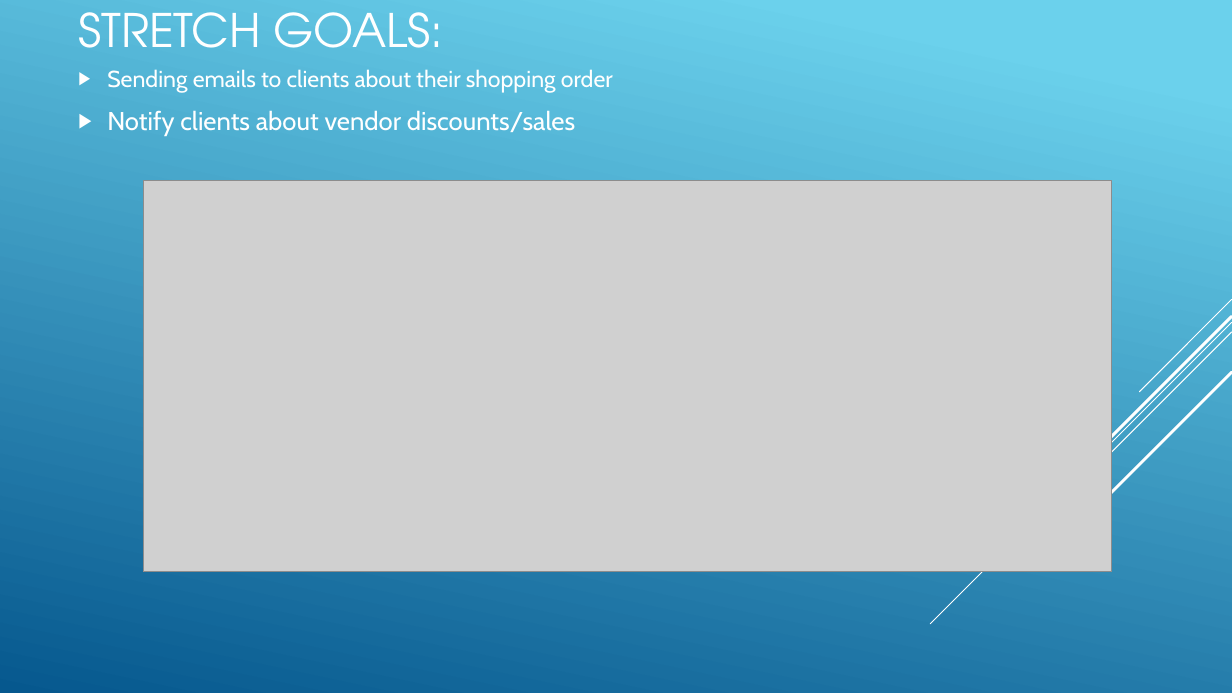
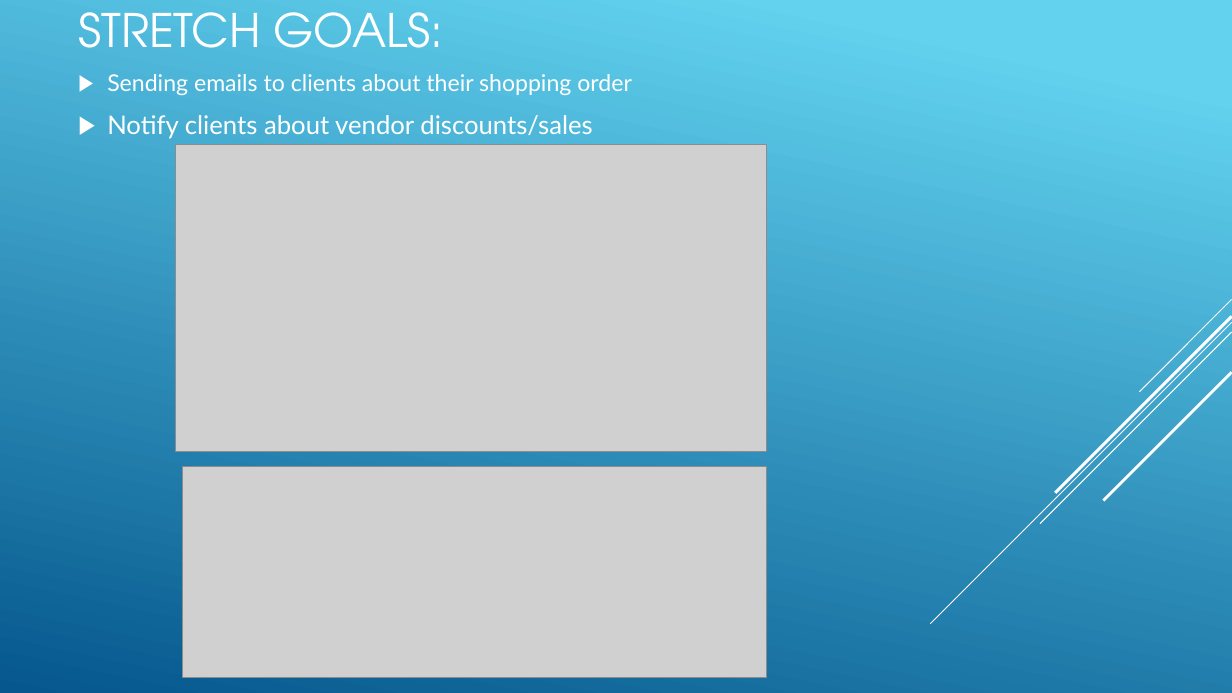
Before and after one commit to 210927-Reston-UiPath/Baraka_H-P0, a slide deck: slide 8 of MVP_Powepoint.pptx. Drawn at 1232x693 pixels with LibreOffice and Linux fonts; fonts in the diff are those of the drawing; grey boxes stand for pictures. Boxes give left, top, right and bottom in pixels: in the first picture for what was removed or moved away, otherwise in the second. Text is boxed around its words. In the diff, an @@ line names an element or a change of style, - is before the commit and + after.

Commit message:
email attachment edits, added demo video

```diff
--- a/MVP_Powepoint.pptx
+++ b/MVP_Powepoint.pptx
@@ background gradient #6ED2EB to #06588E to gradient #62D2EF to #05578D @@
@@ text "Sending emails to clients about ..." at box(107, 74, 632, 139): font Cabin to Lato; less space between paragraphs @@
@@ picture added at box(176, 144, 768, 451) @@
@@ picture removed at box(143, 180, 1112, 572) @@
@@ picture added at box(183, 467, 767, 677) @@
```
Also in this commit, not shown: 10 other slides changed, 4 slides removed, 11 other files.
